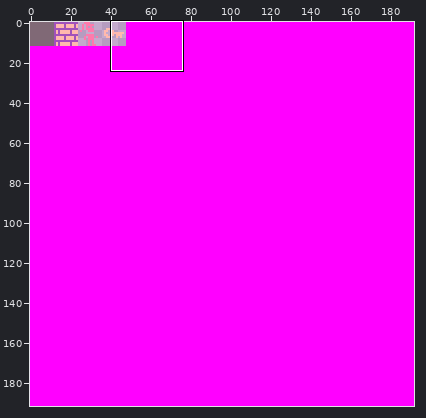
Two versions of one sprite sheet, ChoresOfSPLORR/assets/images/costileset.png. Above, an overview of the earlier version with the close-up marked.
Close-up. Earlier state:
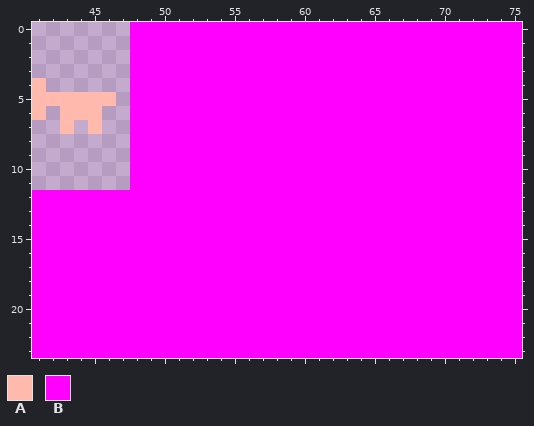
The file is 192x192 pixels. Shown: x 41..75, y 0..23.
Palette (. is transparent): A #ffb9ad  B #ff00ff
Pixels before, first column x 41:
 0 .......BBBBBBBBBBBBBBBBBBBBBBBBBBBB
 1 .......BBBBBBBBBBBBBBBBBBBBBBBBBBBB
 2 .......BBBBBBBBBBBBBBBBBBBBBBBBBBBB
 3 .......BBBBBBBBBBBBBBBBBBBBBBBBBBBB
 4 A......BBBBBBBBBBBBBBBBBBBBBBBBBBBB
 5 AAAAAA.BBBBBBBBBBBBBBBBBBBBBBBBBBBB
 6 A.AAA..BBBBBBBBBBBBBBBBBBBBBBBBBBBB
 7 ..A.A..BBBBBBBBBBBBBBBBBBBBBBBBBBBB
 8 .......BBBBBBBBBBBBBBBBBBBBBBBBBBBB
 9 .......BBBBBBBBBBBBBBBBBBBBBBBBBBBB
10 .......BBBBBBBBBBBBBBBBBBBBBBBBBBBB
11 .......BBBBBBBBBBBBBBBBBBBBBBBBBBBB
12 BBBBBBBBBBBBBBBBBBBBBBBBBBBBBBBBBBB
13 BBBBBBBBBBBBBBBBBBBBBBBBBBBBBBBBBBB
14 BBBBBBBBBBBBBBBBBBBBBBBBBBBBBBBBBBB
15 BBBBBBBBBBBBBBBBBBBBBBBBBBBBBBBBBBB
16 BBBBBBBBBBBBBBBBBBBBBBBBBBBBBBBBBBB
17 BBBBBBBBBBBBBBBBBBBBBBBBBBBBBBBBBBB
18 BBBBBBBBBBBBBBBBBBBBBBBBBBBBBBBBBBB
19 BBBBBBBBBBBBBBBBBBBBBBBBBBBBBBBBBBB
20 BBBBBBBBBBBBBBBBBBBBBBBBBBBBBBBBBBB
21 BBBBBBBBBBBBBBBBBBBBBBBBBBBBBBBBBBB
22 BBBBBBBBBBBBBBBBBBBBBBBBBBBBBBBBBBB
23 BBBBBBBBBBBBBBBBBBBBBBBBBBBBBBBBBBB
And afterwards:
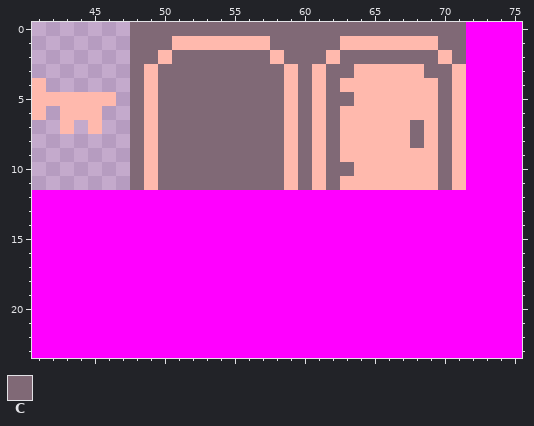
Colours new in this view: C #806976
Diff:
Colour B gives way to colour A in row 1 at x 51 to 57 and 63 to 69; in row 2 at x 50, 58, 62 and 70; in row 3 at x 49, 59, 61, 64 to 68 and 71; in row 4 at x 49, 59, 61, 63 to 69 and 71; in row 5 at x 49, 59, 61, 64 to 69 and 71; in row 6 at x 49, 59, 61, 63 to 69 and 71.
Colour B gives way to colour A in rows 7 to 8 at x 49, 59, 61, 63 to 67, 69 and 71; in row 9 at x 49, 59, 61, 63 to 69 and 71; in row 10 at x 49, 59, 61, 64 to 69 and 71; in row 11 at x 49, 59, 61, 63 to 69 and 71.
Colour B gives way to colour C in row 0 at x 48 to 71; in row 1 at x 48 to 50, 58 to 62 and 70 to 71; in row 2 at x 48 to 49, 51 to 57, 59 to 61, 63 to 69 and 71; in row 3 at x 48, 50 to 58, 60, 62 to 63 and 69 to 70; in row 4 at x 48, 50 to 58, 60, 62 and 70; in row 5 at x 48, 50 to 58, 60, 62 to 63 and 70.
Colour B gives way to colour C in row 6 at x 48, 50 to 58, 60, 62 and 70; in rows 7 to 8 at x 48, 50 to 58, 60, 62, 68 and 70; in row 9 at x 48, 50 to 58, 60, 62 and 70; in row 10 at x 48, 50 to 58, 60, 62 to 63 and 70; in row 11 at x 48, 50 to 58, 60, 62 and 70.
Changed places in both close-ups, as pixel boxes (x1, y1, x2, y2):
changed: (130, 22, 466, 190)
